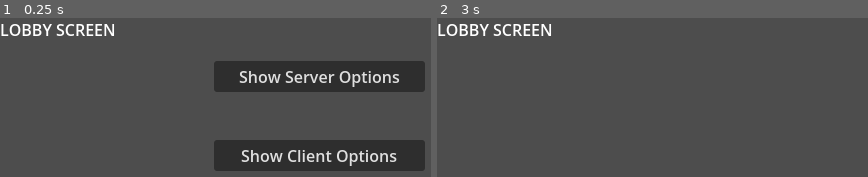
Above: before the commit, frames 1-2 (left to right).
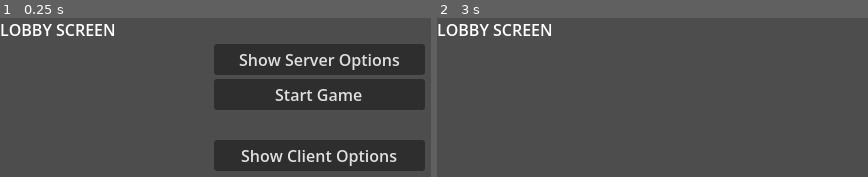
Above: after the commit, the same moments.

Repository: manakusiar/Card-Game
Game: Godot game, scene res://components/rooms/lobby/lobby.tscn
The game is run twice, just before and just after one commit, with the same random seed, the same clock (stepped at 60 frames per second) and the same inputs. This scene is started directly instead of the project's main scene.
Inputs (mouse positions are in pixels of both pictures, inside the frame that each line leads up to):
- Up to frame 1 (0.25 s): no input
- Up to frame 2 (3 s): click (755, 94) at 0.5 s, where only the run after the commit has a clickable "Start Game"; click (755, 94) at 1.25 s, where only the run after the commit has a clickable "Start Game"; click (755, 94) at 2 s, where only the run after the commit has a clickable "Start Game"; click "Show Server Options" at 2.75 s

The runs differ from the first frame. In frame 1, 13% of the frame differs, in the area x 49-99%, y 16-58%; in frame 2, nothing differs.

Commit message:
Start game button (not functional)

Diff:
--- a/components/rooms/lobby/lobby.tscn
+++ b/components/rooms/lobby/lobby.tscn
@@ -31,6 +31,10 @@
 [node name="ShowServerOptions" type="Button" parent="HBoxContainer/Main/ServerOptionsMain" unique_id=1859429270]
 layout_mode = 2
 text = "Show Server Options"
+
+[node name="StartGame" type="Button" parent="HBoxContainer/Main/ServerOptionsMain" unique_id=582790699]
+layout_mode = 2
+text = "Start Game"
 
 [node name="ClientOptionsMain" type="VBoxContainer" parent="HBoxContainer/Main" unique_id=1633852913]
 layout_mode = 2
